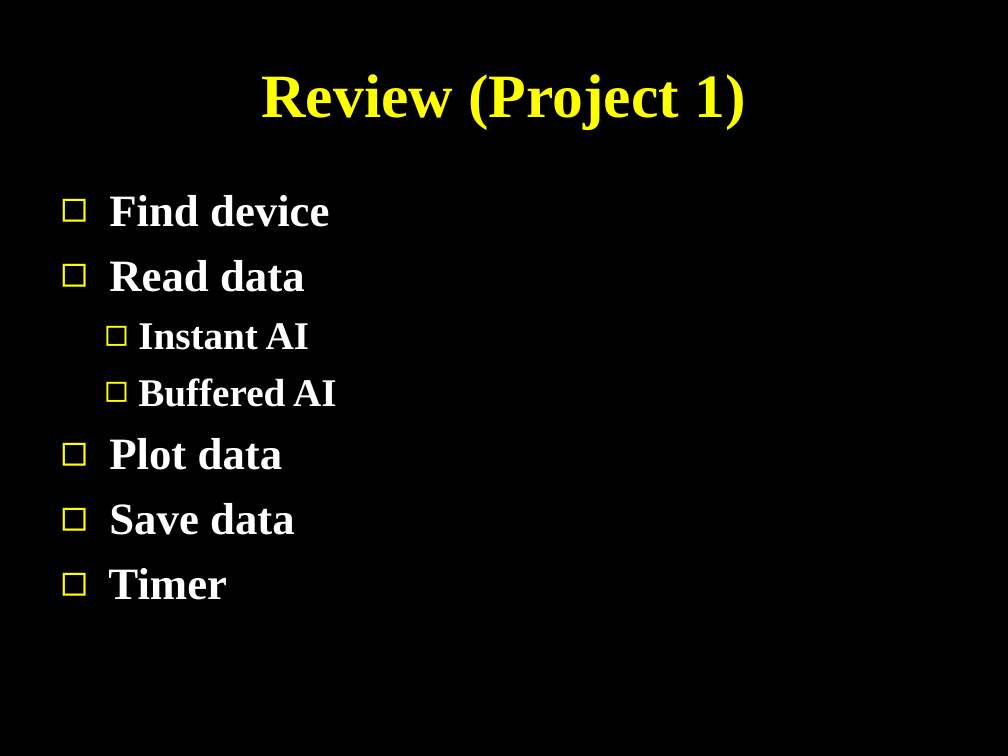
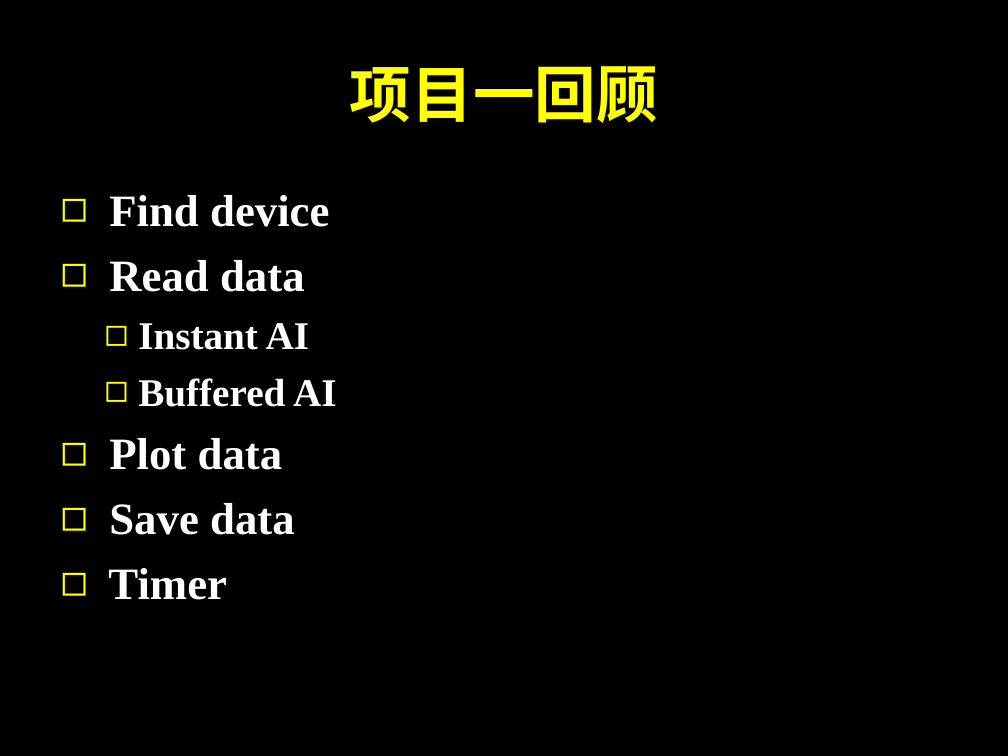
Before and after one commit to SJTUCourse/BI450, a slide deck: slide 4 of Lectures/2017 Fall/Lecture 2/Lecture 2.ppt. Drawn at 1008x756 pixels with LibreOffice and Linux fonts; fonts in the diff are those of the drawing. Boxes give left, top, right and bottom in pixels: in the first picture for what was removed or moved away, otherwise in the second. Text is boxed around its words. In the diff, an @@ line names an element or a change of style, - is before the commit and + after.

```diff
--- a/Lectures/2017 Fall/Lecture 2/Lecture 2.ppt
+++ b/Lectures/2017 Fall/Lecture 2/Lecture 2.ppt
@@ title at box(350, 66, 658, 123): text changed @@
-Review (Project 1)
+项目一回顾
```
Also in this commit, not shown: 2 other slides changed, 5 slides added, 8 slides removed, 2 other files.
